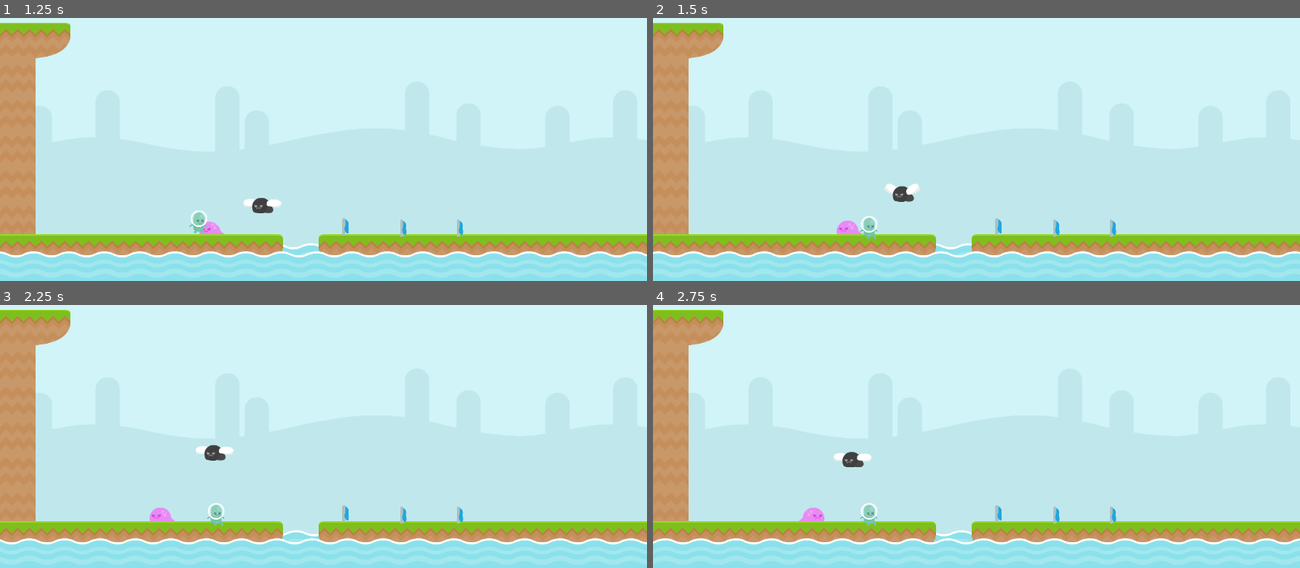
Above: before the commit, frames 1-4 (two rows, left to right).
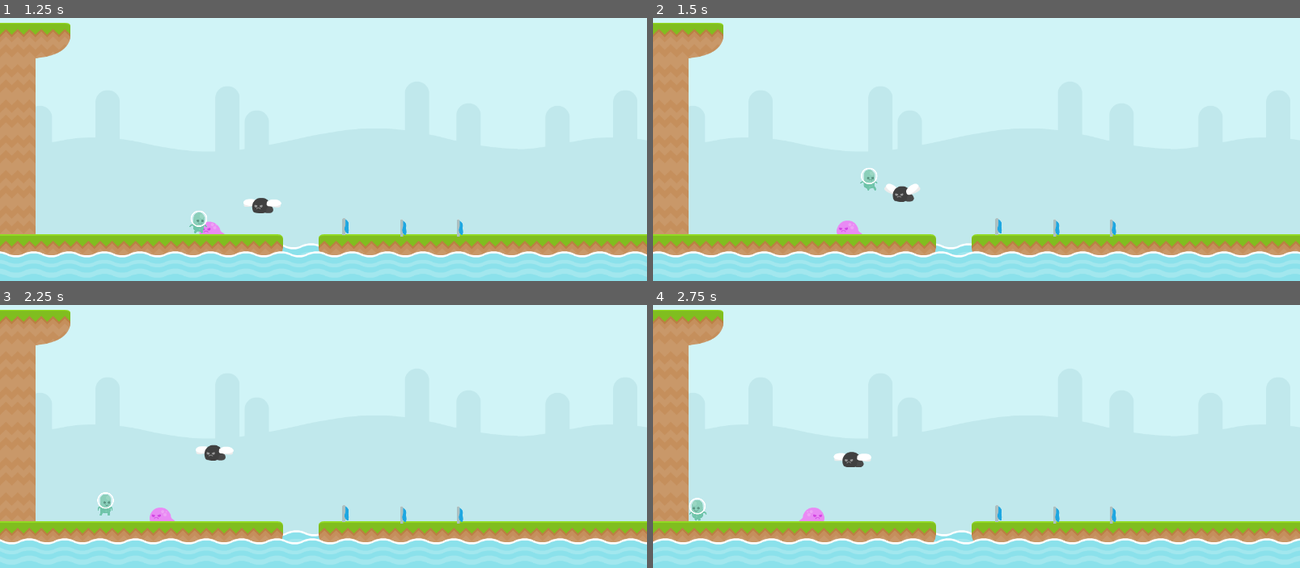
Above: after the commit, the same moments.

Repository: RafaelForbeck/the-way
Game: Godot game, scene res://scenes/phase.tscn
The game is run twice, just before and just after one commit, with the same random seed, the same clock (stepped at 60 frames per second) and the same inputs.
Inputs:
- Up to frame 1 (1.25 s): tap Enter (jump) at 0.5, 0.6, 0.77, 1.07 s; hold Right (move_right) from 0.53 s (still down)
- Up to frame 2 (1.5 s): keep holding Right (move_right); tap S (duck) at 1.35 s
- Up to frame 3 (2.25 s): tap Enter (jump) at 1.52, 1.55, 1.82, 2.1 s; release Right (move_right) at 2.03 s; hold Left (move_left) from 2.03 s (still down)
- Up to frame 4 (2.75 s): keep holding Left (move_left)

Frame 1 is identical in both runs. In frame 2, 0.3% of the frame differs, in the area x 32-35%, y 57-85%; in frame 3, 0.3%; in frame 4, 0.3%, in the area x 5-35%, y 73-85%.

Commit message:
feat: player respawn with delay

Diff:
--- a/project.godot
+++ b/project.godot
@@ -61,7 +61,7 @@
 2d_physics/layer_3="enemy_body"
 2d_physics/layer_4="enemy_hitbox"
 2d_physics/layer_5="world"
-2d_physics/layer_6="water"
+2d_physics/layer_6="death_zone"
 2d_physics/layer_7="checkpoint"
 
 [physics]
--- a/scenes/phase.tscn
+++ b/scenes/phase.tscn
@@ -1,6 +1,7 @@
-[gd_scene load_steps=17 format=4 uid="uid://b7jrexi7jbhxl"]
+[gd_scene load_steps=18 format=4 uid="uid://b7jrexi7jbhxl"]
 
 [ext_resource type="Texture2D" uid="uid://vb38jcwb76ch" path="res://sprites/bg_grasslands.png" id="1_44mud"]
+[ext_resource type="Script" path="res://scripts/game.gd" id="1_e04he"]
 [ext_resource type="Texture2D" uid="uid://ivms13rjeykx" path="res://sprites/tiles_spritesheet.png" id="2_6n70k"]
 [ext_resource type="PackedScene" uid="uid://5rgmrnka8y3c" path="res://entities/player.tscn" id="3_nqrv7"]
 [ext_resource type="PackedScene" uid="uid://blp3uso27n4ci" path="res://entities/enemy/crawling_enemy.tscn" id="5_bevv6"]
@@ -266,6 +267,7 @@
 sources/0 = SubResource("TileSetAtlasSource_dor0i")
 
 [node name="Phase" type="Node2D"]
+script = ExtResource("1_e04he")
 
 [node name="ParallaxBackground" type="ParallaxBackground" parent="."]
 offset = Vector2(0, 50)
@@ -356,3 +358,9 @@
 v_oscillation = true
 v_range = 100.0
 v_speed = 1.0
+
+[node name="RespawnDelay" type="Timer" parent="."]
+one_shot = true
+
+[connection signal="player_death" from="Player" to="." method="_on_player_player_death"]
+[connection signal="timeout" from="RespawnDelay" to="." method="_on_respawn_delay_timeout"]
--- a/scripts/game.gd
+++ b/scripts/game.gd
@@ -1 +1,10 @@
 extends Node2D
+
+@onready var respawn_delay: Timer = $RespawnDelay
+@onready var player: Player = $Player
+
+func _on_player_player_death() -> void:
+	respawn_delay.start()
+
+func _on_respawn_delay_timeout() -> void:
+	player.respawn()
--- a/scripts/player.gd
+++ b/scripts/player.gd
@@ -1,6 +1,8 @@
 class_name Player extends CharacterBody2D
 
 enum PlayerState { IDLE, WALKING, JUMPING, DUCKING, HURTED }
+
+signal player_death()
 
 @onready var anim = $AnimatedSprite2D
 @onready var collisionShape = $CollisionShape2D
@@ -51,7 +53,7 @@
 
 func go_to_jumping_state():
 	status = PlayerState.JUMPING
-	velocity.y = jump_velocity
+	jump()
 	anim.play("jumping")
 
 func go_to_ducking_state():
@@ -71,7 +73,9 @@
 func go_to_hurted_state():
 	status = PlayerState.HURTED
 	collisionShape.shape.height = 42
+	jump()
 	anim.play("hurted")
+	emit_signal("player_death")
 
 func exit_from_hurted_state():
 	collisionShape.shape.height = 82
@@ -138,6 +142,9 @@
 	decelerate(delta)
 
 # Private funcs
+
+func jump():
+	velocity.y = jump_velocity
 
 func set_h_flip():
 	if velocity.x > 0:
@@ -165,15 +172,20 @@
 	go_to_hurted_state()
 
 func respawn():
+	exit_from_hurted_state()
 	position = GameManager.get_respawn_point()
-	go_to_jumping_state()
+	go_to_idle_state()
 
 func _on_hitbox_area_entered(area: Area2D) -> void:
+
+	if status == PlayerState.HURTED:
+		return
+
 	match area.collision_layer:
 		8: # enemy_hitbox
 			hit_enemy(area)
-		32: # water
-			respawn()
+		32: # death_zone
+			go_to_hurted_state()
 
 func hit_enemy(area: Area2D):
 	if velocity.y <= 0:
